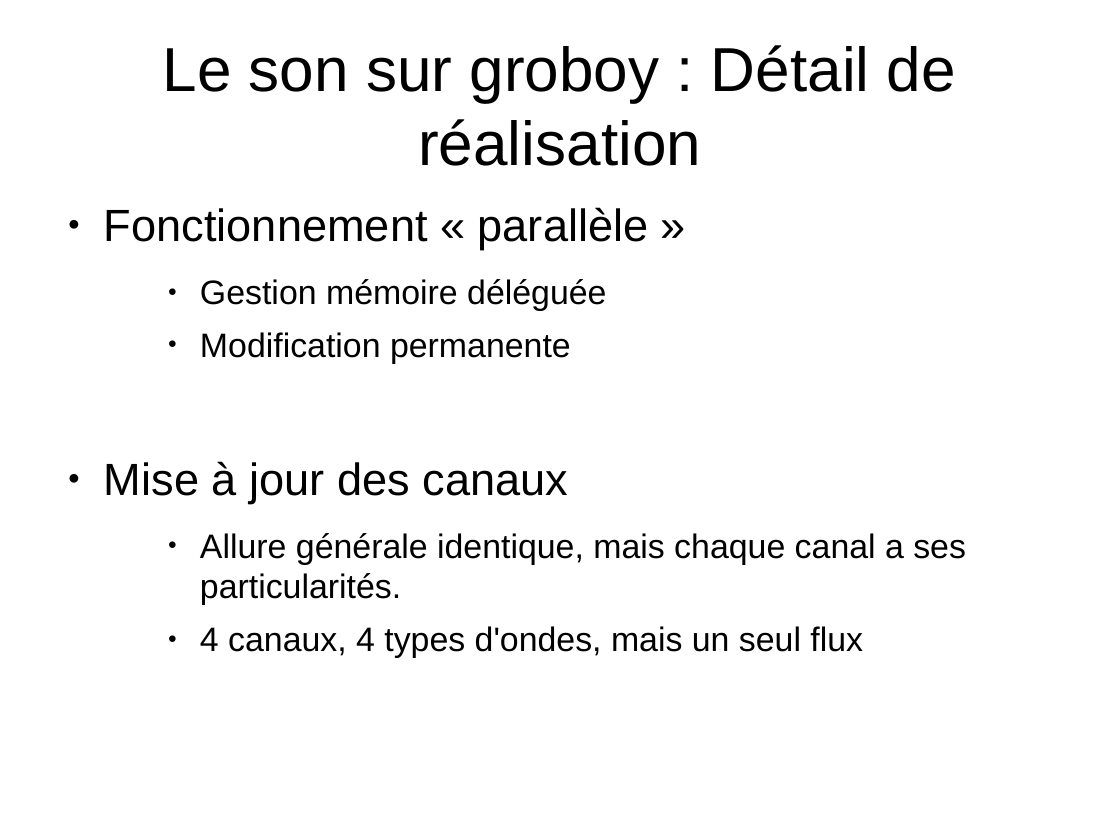
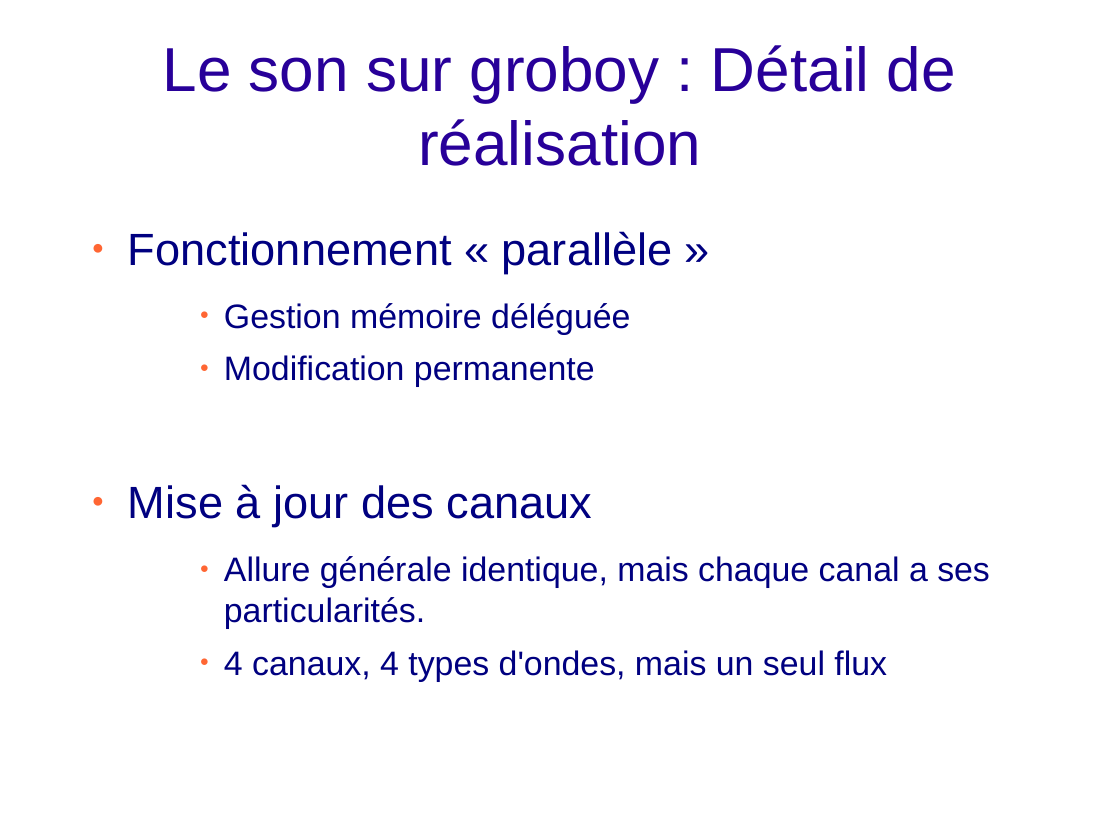
Before and after one commit to joakim-d/GroBoy, a slide deck: slide 25 of documents_TER/soutenance.odp. Drawn at 1120x840 pixels with LibreOffice and Linux fonts; fonts in the diff are those of the drawing; background and template pictures are left out. Boxes give left, top, right and bottom in pixels: in the first picture for what was removed or moved away, otherwise in the second. Text is boxed around its words. In the diff, an @@ line names an element or a change of style, - is before the commit and + after.

```diff
--- a/documents_TER/soutenance.odp
+++ b/documents_TER/soutenance.odp
@@ title "Le son sur groboy : ..." at <box>163,45,956,166</box>: text colour #000000 to #280099 @@
@@ text "Fonctionnement « parallèle »": place and size @@
-text "Fonctionnement « parallèle »" at <box>104,207,966,658</box>
+text "Fonctionnement « parallèle »" at <box>128,231,990,681</box>
@@ text "Fonctionnement « parallèle »" at <box>128,231,990,681</box>: text colour #000000 to #000080; bullet colour #000000 to #FF6633; indent changed @@
```
Also in this commit, not shown: 29 other slides changed, 3 slides added, 3 slides removed.
